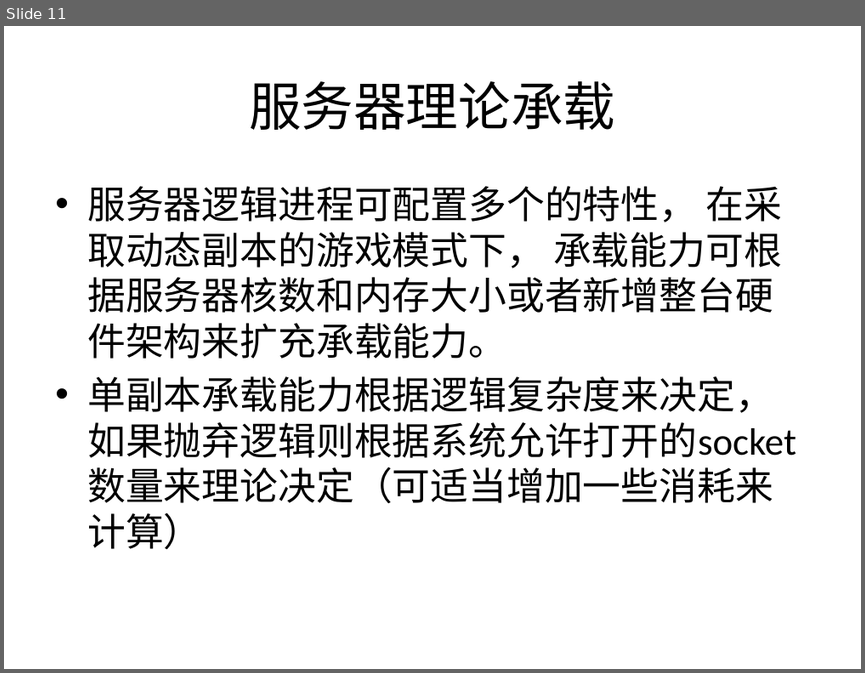
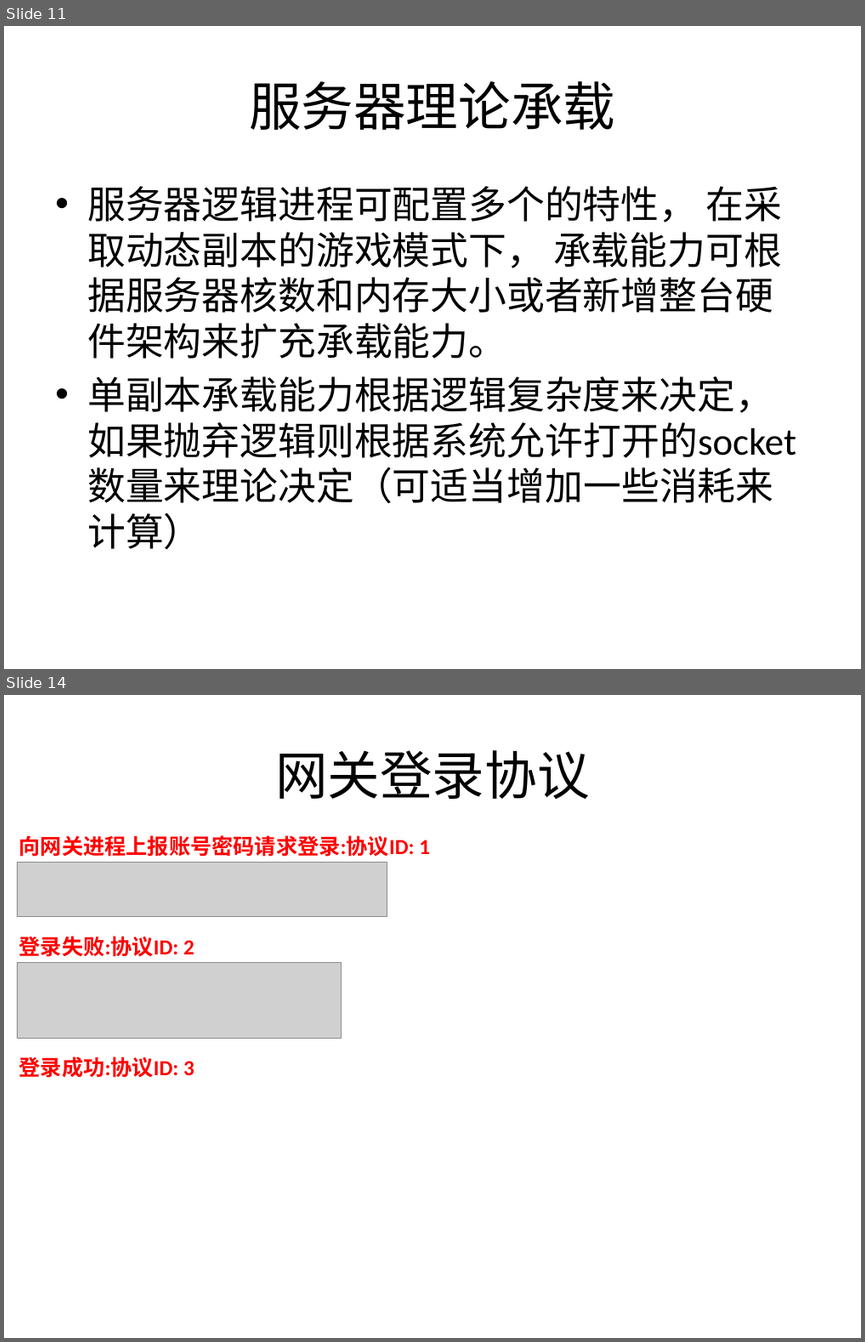
Before and after one commit to kbengine/kbengine, a slide deck: kbe/doc/server_overview.pptx. Shown one above the other, each under a label of ours: slide 11 before the commit, slides 11 and 14 after it; the slides between them are not shown. The pictures are 865x673 and 865x1342 pixels, drawn with LibreOffice and Linux fonts; fonts in the diff are those of the drawing; grey boxes stand for pictures. Boxes give left, top, right and bottom in pixels: in the first picture for what was removed or moved away, otherwise in the second. Text is boxed around its words. In the diff, an @@ line names an element or a change of style, - is before the commit and + after.

```diff
--- a/kbe/doc/server_overview.pptx
+++ b/kbe/doc/server_overview.pptx
@@ slide 14 added at box(4, 695, 861, 1338), background #FFFFFF @@
@@ title added at box(275, 750, 590, 799), 44 pt, text #000000 @@
+网关登录协议
@@ text added at box(19, 835, 430, 857), 18 pt, text #FF0000, bold @@
+向网关进程上报账号密码请求登录:协议ID: 1
@@ picture added at box(18, 862, 387, 917) @@
@@ text added at box(19, 936, 194, 957), 18 pt, text #FF0000, bold @@
+登录失败:协议ID: 2
@@ picture added at box(18, 962, 341, 1038) @@
@@ text added at box(19, 1056, 194, 1077), 18 pt, text #FF0000, bold @@
+登录成功:协议ID: 3
```
Also in this commit, not shown: 2 slides changed, 2 other slides added, 1 slide removed.
